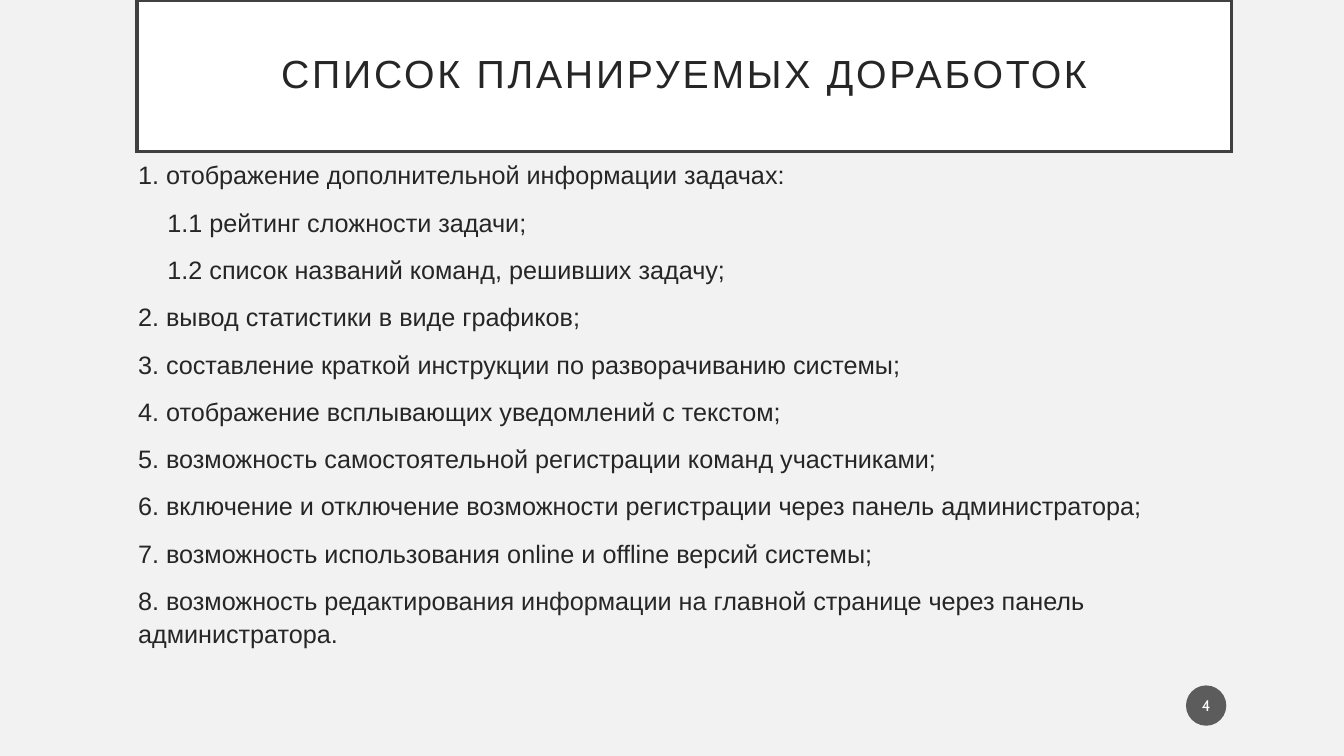
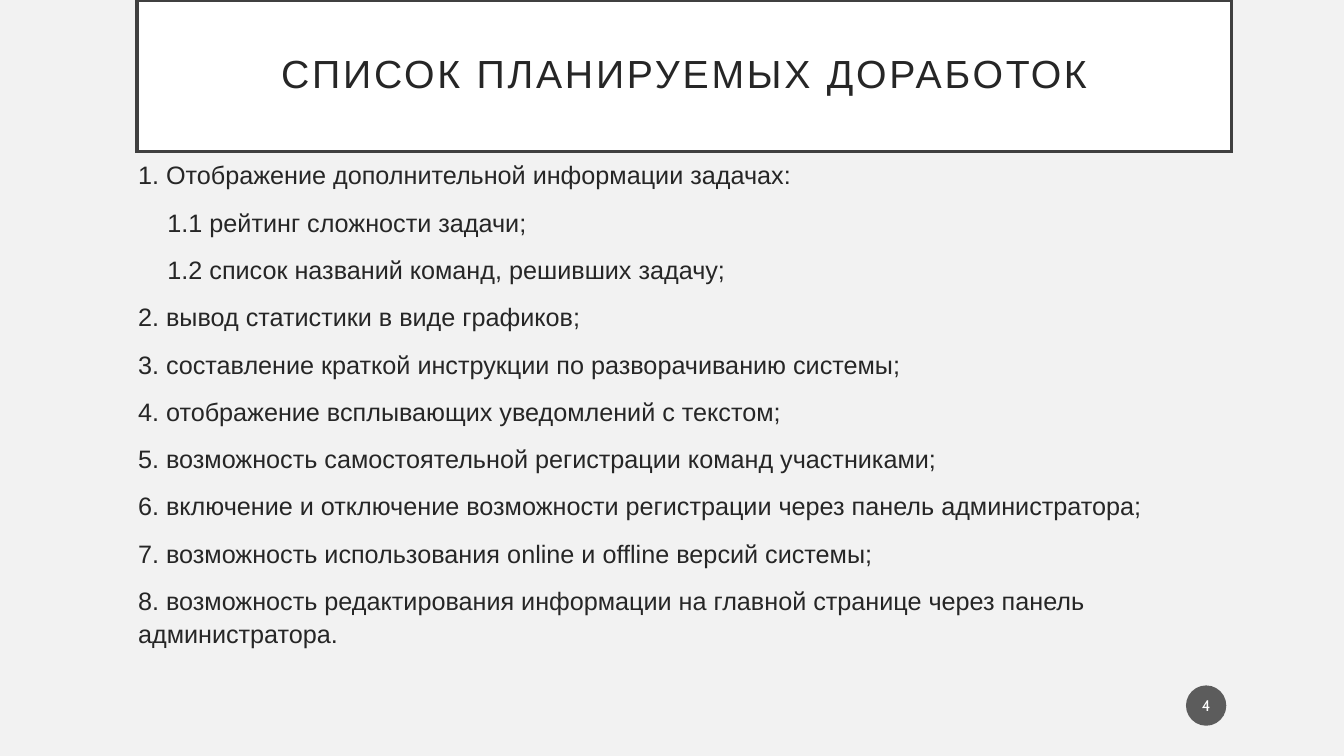
Before and after one commit to PolMarzia/diplom, a slide deck: slide 4 of Prez.pptx. Drawn at 1344x756 pixels with LibreOffice and Linux fonts; fonts in the diff are those of the drawing. Boxes give left, top, right and bottom in pixels: in the first picture for what was removed or moved away, otherwise in the second. Text is boxed around its words. In the diff, an @@ line names an element or a change of style, - is before the commit and + after.

```diff
--- a/Prez.pptx
+++ b/Prez.pptx
@@ text at (138, 165, 790, 190): text changed @@
-1. отображение дополнительной информации задачах:
+1. Отображение дополнительной информации задачах:
```
Also in this commit, not shown: 9 other slides changed, 2 slides removed, 7 other files.
